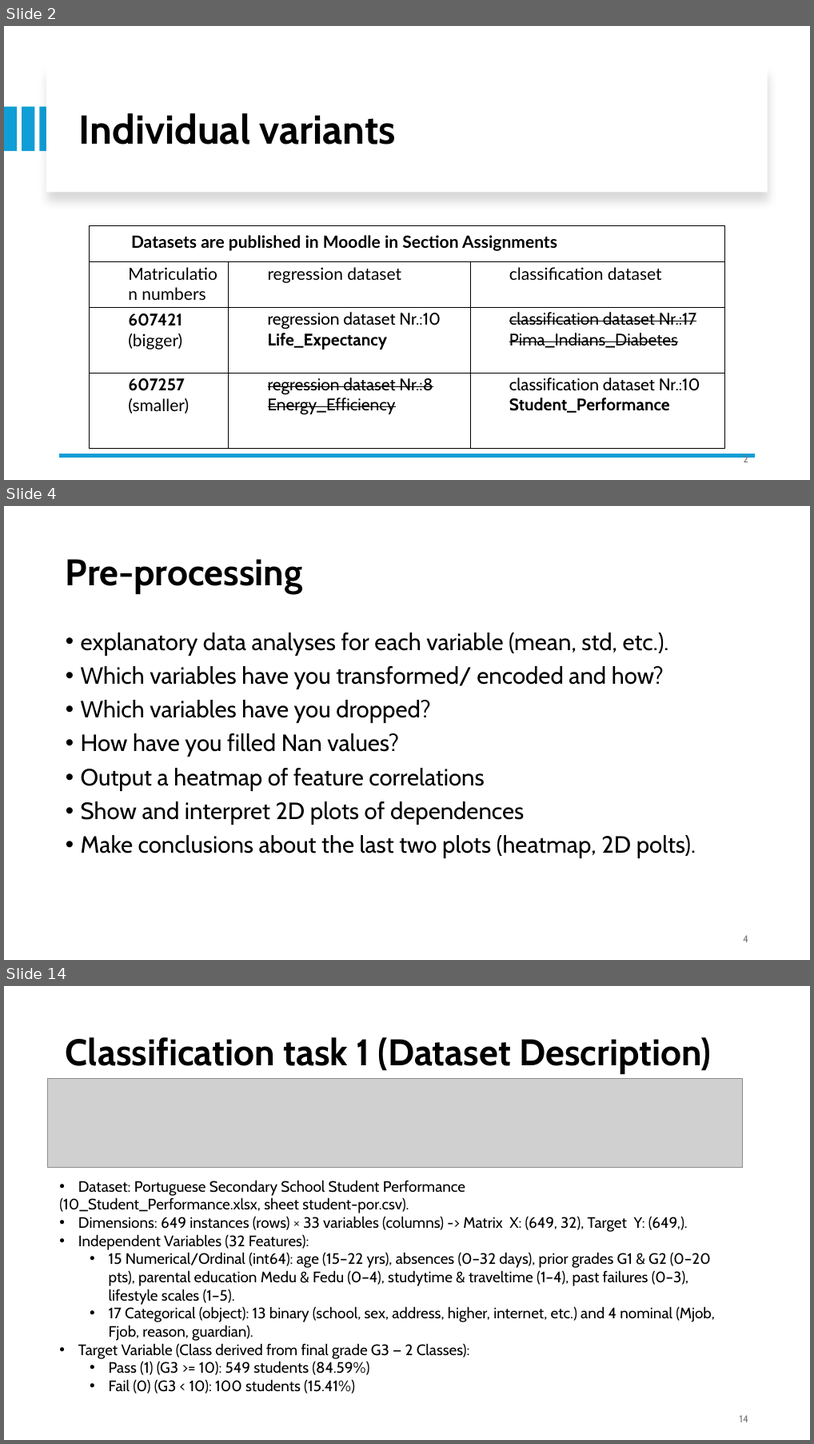
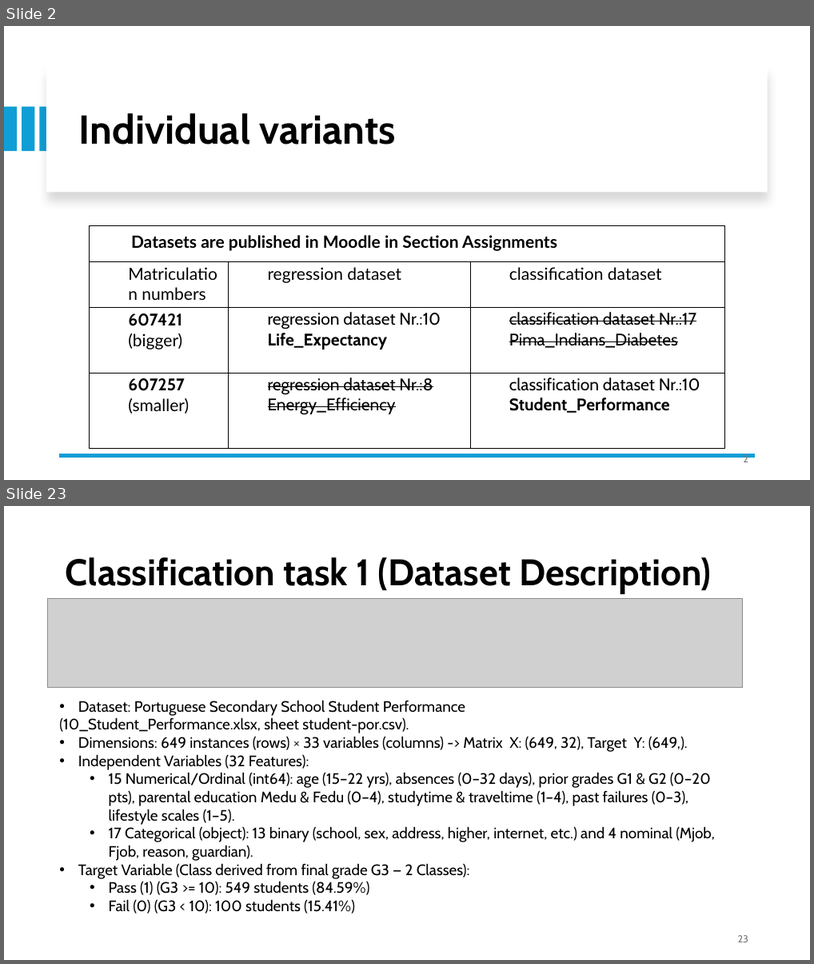
Before and after one commit to azelarabchakour/Data-science-assignments, a slide deck: Assignment-1/Assignment-1.pptx. Shown one above the other, each under a label of ours: slides 2, 4 and 14 before the commit, slides 2 and 23 after it; the slides between them are not shown. The pictures are 814x1444 and 814x964 pixels, drawn with LibreOffice and Linux fonts; fonts in the diff are those of the drawing; grey boxes stand for pictures. Boxes give left, top, right and bottom in pixels: in the first picture for what was removed or moved away, otherwise in the second. Text is boxed around its words. In the diff, an @@ line names an element or a change of style, - is before the commit and + after.

```diff
--- a/Assignment-1/Assignment-1.pptx
+++ b/Assignment-1/Assignment-1.pptx
@@ slide 4 removed at (x1=4, y1=506, x2=810, y2=960), background #FFFFFF @@
@@ title removed at (x1=66, y1=559, x2=303, y2=594) @@
-Pre-processing
@@ text removed at (x1=81, y1=632, x2=696, y2=858) @@
-• explanatory data analyses for each variable (mean, std, etc.).
-• Which variables have you transformed/ encoded and how?
-• Which variables have you dropped?
-• How have you filled Nan values?
-• Output a heatmap of feature correlations
-• Show and interpret 2D plots of dependences
-• Make conclusions about the last two plots (heatmap, 2D polts).
@@ page number removed at (x1=743, y1=935, x2=749, y2=942) @@
-4
@@ what was slide 14 is now slide 23 @@
@@ page number at (x1=738, y1=935, x2=749, y2=942): text changed @@
-14
+23
```
Also in this commit, not shown: 8 slides changed, 12 slides added, 2 other slides removed, 11 other files.
